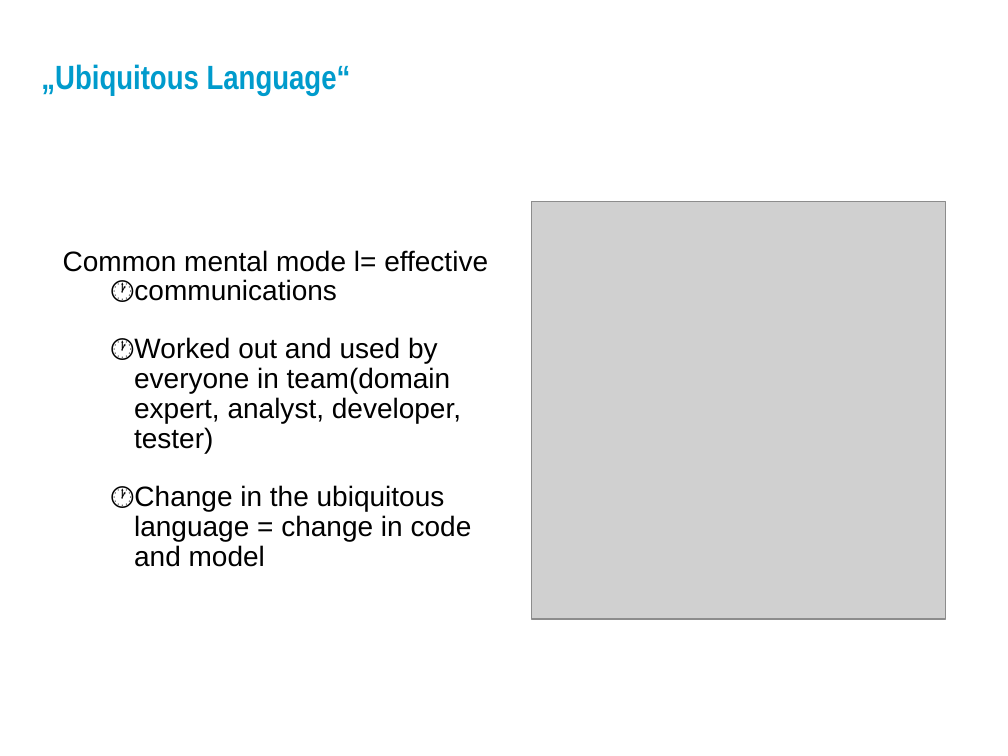
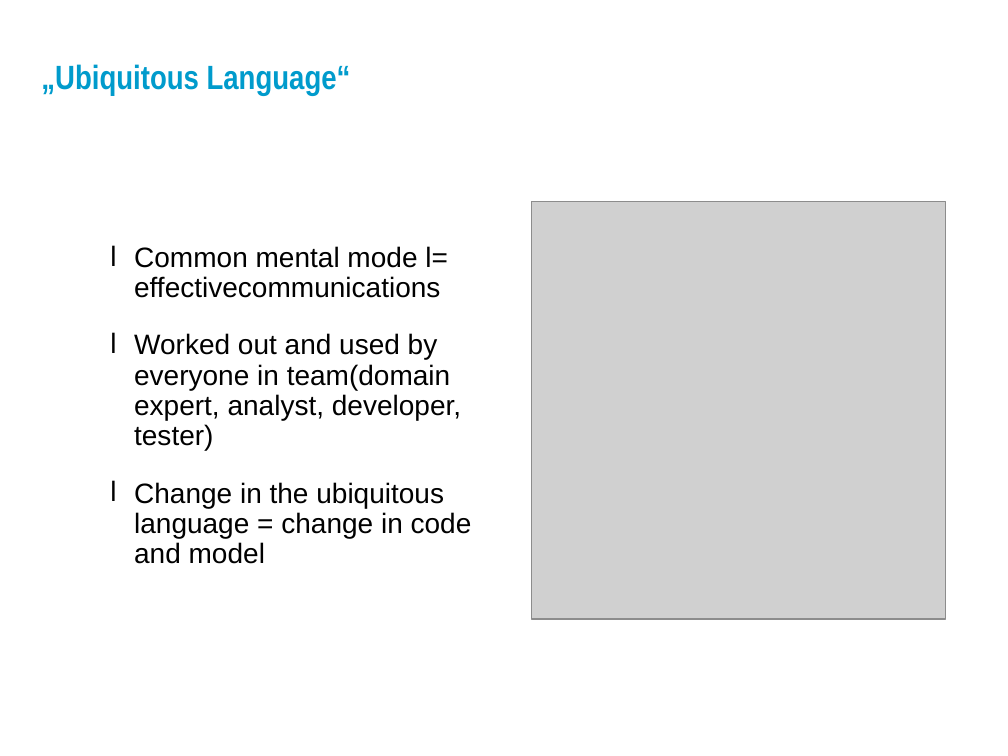
Before and after one commit to zrezur/MyPresentations, a slide deck: slide 13 of Domain driven design_1_en.pptx. Drawn at 1008x756 pixels with LibreOffice and Linux fonts; fonts in the diff are those of the drawing; grey boxes stand for pictures; background and template pictures are left out. Boxes give left, top, right and bottom in pixels: in the first picture for what was removed or moved away, otherwise in the second. Text is boxed around its words. In the diff, an @@ line names an element or a change of style, - is before the commit and + after.

```diff
--- a/Domain driven design_1_en.pptx
+++ b/Domain driven design_1_en.pptx
@@ text at (134, 246, 448, 298): text changed @@
-    🕐 Common mental mode l= effective
-      communications
+    l Common mental mode l= effectivecommunications
@@ text at (134, 333, 472, 538): bullet 🕐 to l @@
```
Also in this commit, not shown: 5 other slides changed, 1 other file.
